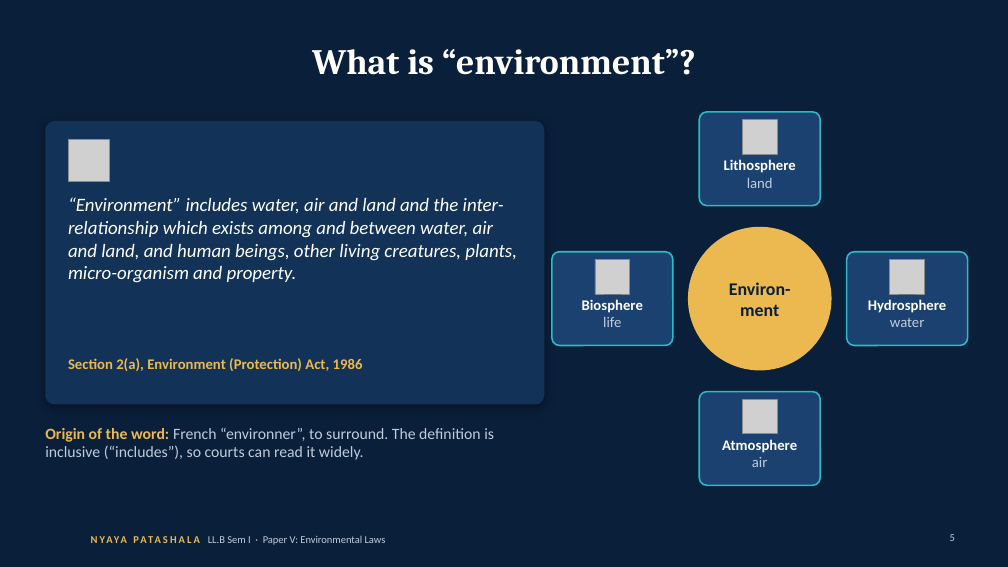
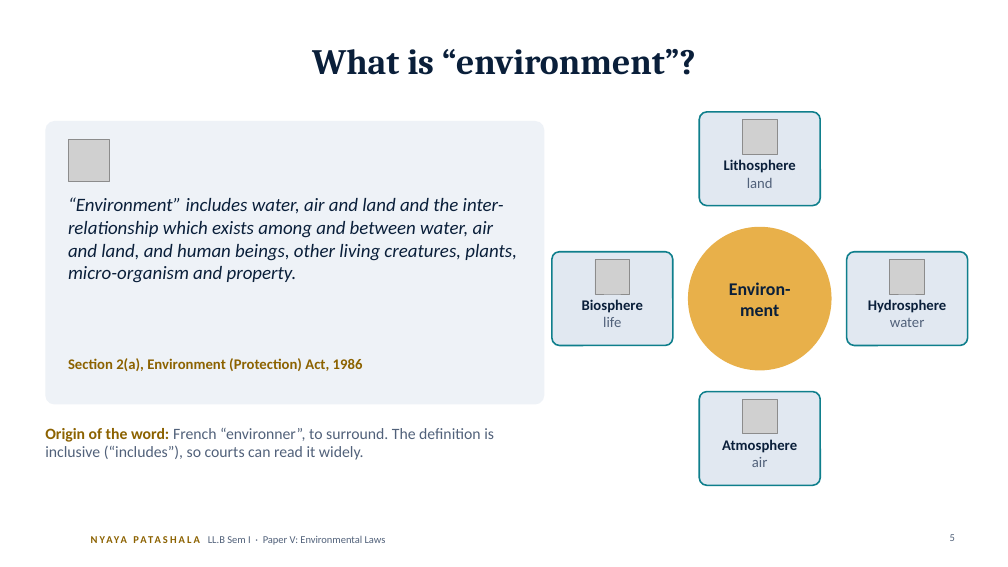
Before and after one commit to missioncivils92/current-affairs-Dasari-Mounika-, a slide deck: slide 5 of law/llb-sem1-environmental-laws/Environmental-Laws-Decoded_AUTO-animations.pptx. Drawn at 1008x567 pixels with LibreOffice and Linux fonts; fonts in the diff are those of the drawing; grey boxes stand for pictures; background and template pictures are left out. Boxes give left, top, right and bottom in pixels: in the first picture for what was removed or moved away, otherwise in the second. Text is boxed around its words. In the diff, an @@ line names an element or a change of style, - is before the commit and + after.

```diff
--- a/law/llb-sem1-environmental-laws/Environmental-Laws-Decoded_AUTO-animations.pptx
+++ b/law/llb-sem1-environmental-laws/Environmental-Laws-Decoded_AUTO-animations.pptx
@@ background #0A1F3A to #FFFFFF @@
@@ title "What is “environment”?" at bbox=[312, 49, 696, 75]: text colour #FFFFFF to #0A1F3A @@
@@ rounded rectangle at bbox=[45, 121, 544, 405]: fill #123257 to #EEF2F7; shadow off @@
@@ text "Lithosphere" at bbox=[724, 159, 796, 188]: text colour #FFFFFF to #0A1F3A in "Lithosphere"; text colour #BFCCDD to #51617A in "land" @@
@@ text "“Environment” includes water, air and ..." at bbox=[68, 197, 517, 283]: text colour #FFFFFF to #0A1F3A @@
@@ ellipse at bbox=[688, 227, 832, 371]: fill #EBB94F to #E8B04A @@
@@ fill #1A4170 to #E1E8F1; outline #2FB8C6 1.5 pt to #0F7F8C 1.5 pt in 4 elements at bbox=[699, 112, 820, 206], bbox=[847, 252, 968, 346], bbox=[699, 392, 820, 485], bbox=[552, 252, 673, 346] @@
@@ text "Biosphere" at bbox=[582, 299, 643, 327]: text colour #FFFFFF to #0A1F3A in "Biosphere"; text colour #BFCCDD to #51617A in "life" @@
@@ text "Hydrosphere" at bbox=[868, 299, 947, 327]: text colour #FFFFFF to #0A1F3A in "Hydrosphere"; text colour #BFCCDD to #51617A in "water" @@
@@ text "Section 2(a), Environment (Protection) Act, ..." at bbox=[68, 358, 363, 371]: text colour #EBB94F to #8C6200 @@
@@ text "Origin of the word: French ..." at bbox=[45, 428, 494, 460]: text colour #EBB94F to #8C6200 in "Origin of the word:"; text colour #BFCCDD to #51617A in "French “environner”, to surround. The definition is ..." @@
@@ text "Atmosphere" at bbox=[722, 439, 797, 467]: text colour #FFFFFF to #0A1F3A in "Atmosphere"; text colour #BFCCDD to #51617A in "air" @@
@@ text "NYAYA PATASHALA" at bbox=[91, 528, 242, 551]: text colour #EBB94F to #8C6200 @@
@@ text "LL.B Sem I · Paper ..." at bbox=[208, 536, 386, 545]: text colour #BFCCDD to #51617A @@
@@ page number at bbox=[950, 534, 955, 541]: text colour #BFCCDD to #51617A @@
```
Also in this commit, not shown: 39 other slides changed, 8 slides added, 4 other files.
